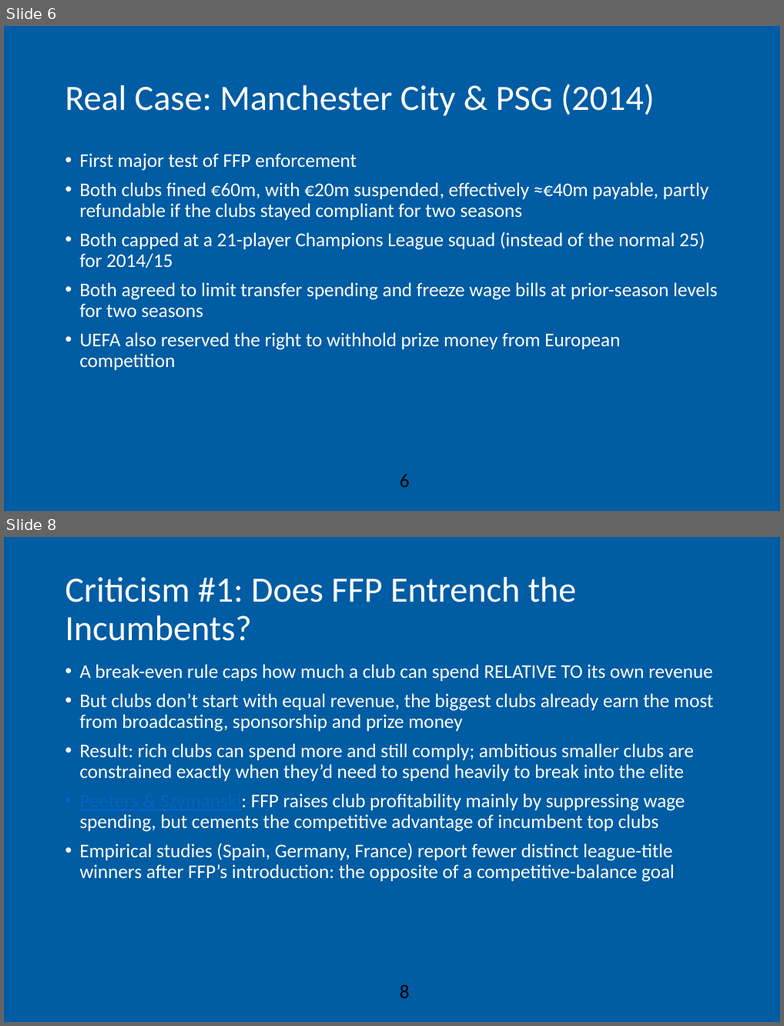
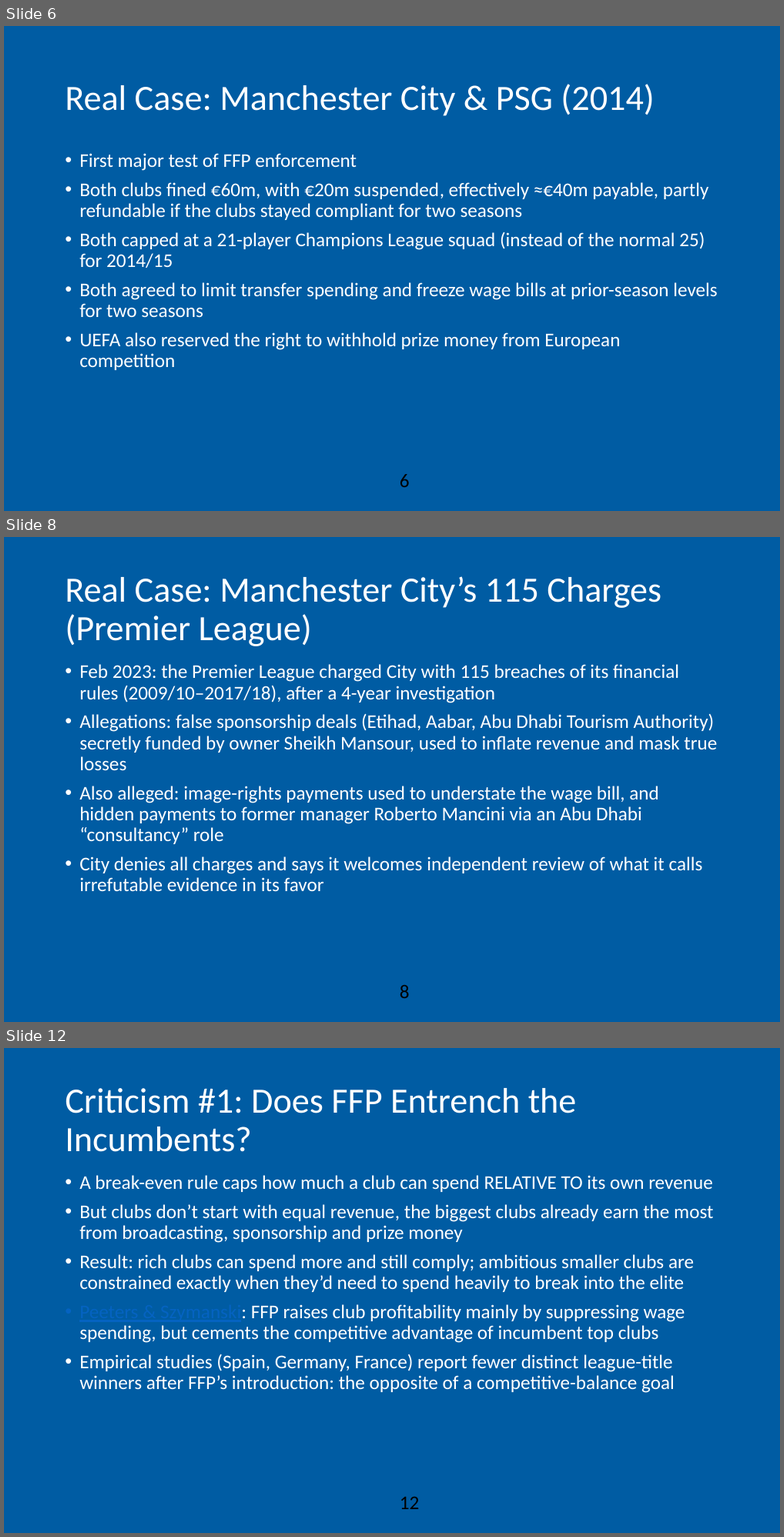
Before and after one commit to AEGDDI/idr305, a slide deck: lectures/L11.pptx. Shown one above the other, each under a label of ours: slides 6 and 8 before the commit, slides 6, 8 and 12 after it; the slides between them are not shown. The pictures are 784x1026 and 784x1537 pixels, drawn with LibreOffice and Linux fonts; fonts in the diff are those of the drawing; background and template pictures are left out. Boxes give left, top, right and bottom in pixels: in the first picture for what was removed or moved away, otherwise in the second. Text is boxed around its words. In the diff, an @@ line names an element or a change of style, - is before the commit and + after.

```diff
--- a/lectures/L11.pptx
+++ b/lectures/L11.pptx
@@ slide 8 added at box(4, 537, 780, 1022), background #FFFFFF; not listed: 2 template elements that a slide beside it also shows @@
@@ title added at box(65, 576, 662, 646), 33 pt, text #FFFFFF @@
+Real Case: Manchester City’s 115 Charges (Premier League)
@@ text added at box(79, 664, 717, 892), 18 pt, text #FFFFFF @@
+• Feb 2023: the Premier League charged City with 115 breaches of its financial rules (2009/10–2017/18), after a 4-year investigation
+• Allegations: false sponsorship deals (Etihad, Aabar, Abu Dhabi Tourism Authority) secretly funded by owner Sheikh Mansour, used to inflate revenue and mask true losses
+• Also alleged: image-rights payments used to understate the wage bill, and hidden payments to former manager Roberto Mancini via an Abu Dhabi “consultancy” role
+• City denies all charges and says it welcomes independent review of what it calls irrefutable evidence in its favor
@@ what was slide 8 is now slide 12 @@
@@ page number at box(400, 1496, 420, 1509): text changed @@
-8
+12
```
Also in this commit, not shown: 1 slide changed, 3 other slides added, 2 other files.
